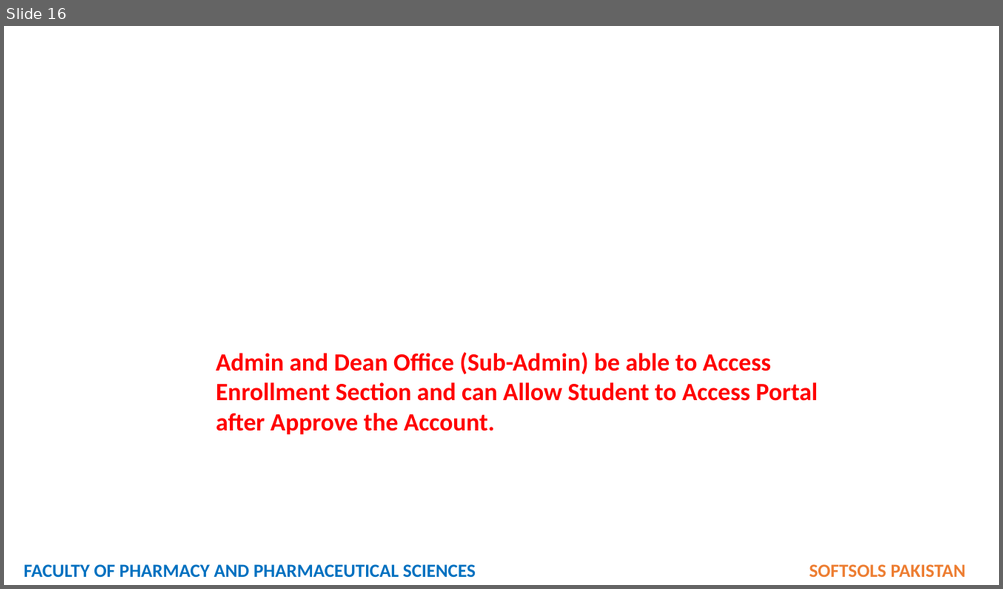
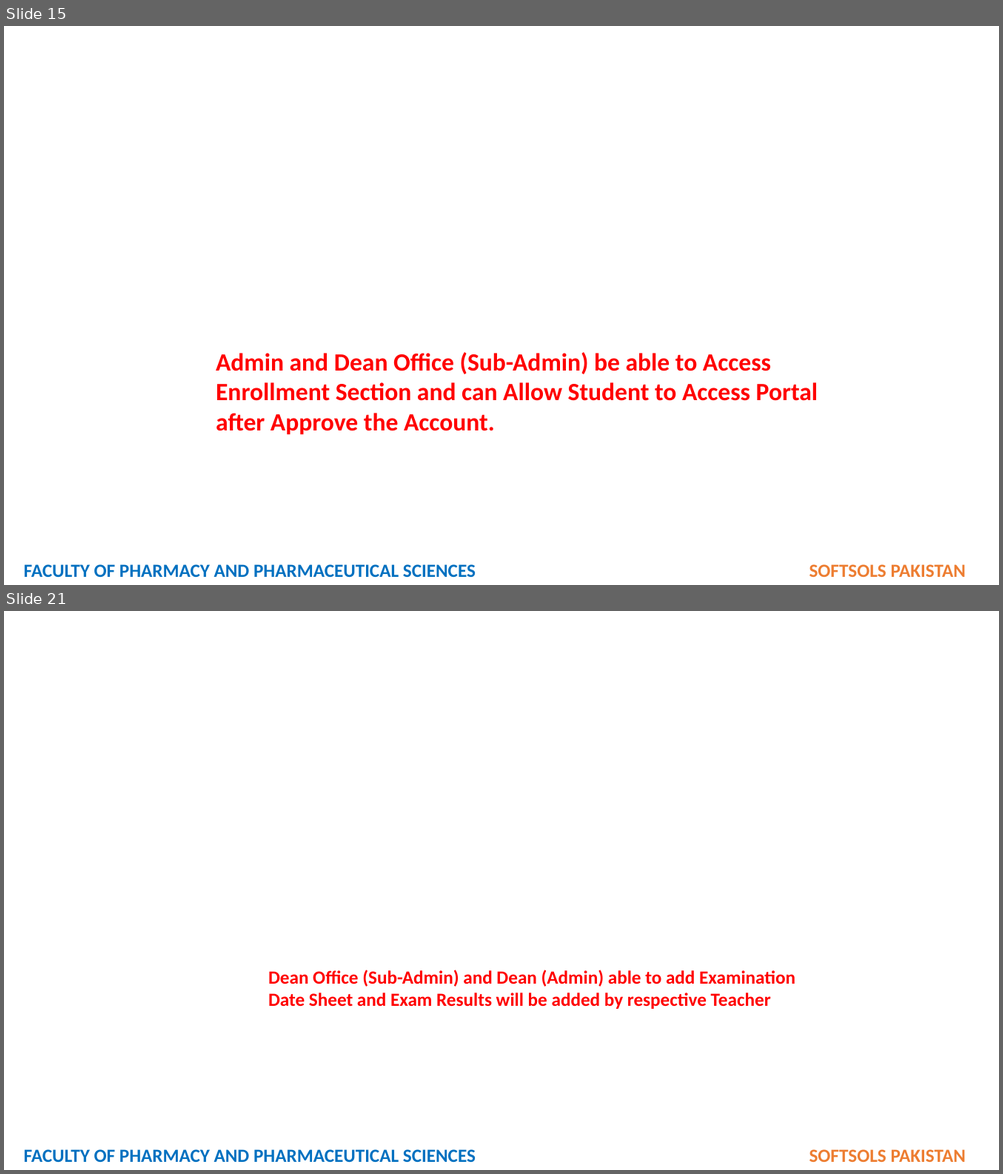
Before and after one commit to softsolspk1/fop, a slide deck: SUPER ADMIN ROLE - DEAN ROLE.pptx. Shown one above the other, each under a label of ours: slide 16 before the commit, slides 15 and 21 after it; the slides between them are not shown. The pictures are 1003x589 and 1003x1174 pixels, drawn with LibreOffice and Linux fonts; fonts in the diff are those of the drawing; background and template pictures are left out. Boxes give left, top, right and bottom in pixels: in the first picture for what was removed or moved away, otherwise in the second. Text is boxed around its words. In the diff, an @@ line names an element or a change of style, - is before the commit and + after.

```diff
--- a/SUPER ADMIN ROLE - DEAN ROLE.pptx
+++ b/SUPER ADMIN ROLE - DEAN ROLE.pptx
@@ slide 21 added at [4,611,999,1170], background picture (left out) @@
@@ text added at [268,970,795,1009], 18 pt, text #FF0000, bold @@
+Dean Office (Sub-Admin) and Dean (Admin) able to add Examination Date Sheet and Exam Results will be added by respective Teacher
@@ text added at [24,1150,965,1163], 18 pt, text #0070C0, bold @@
+FACULTY OF PHARMACY AND PHARMACEUTICAL SCIENCES SOFTSOLS PAKISTAN
@@ what was slide 16 is now slide 15 @@
```
Also in this commit, not shown: 1 slide changed, 12 other slides added, 9 other files.
